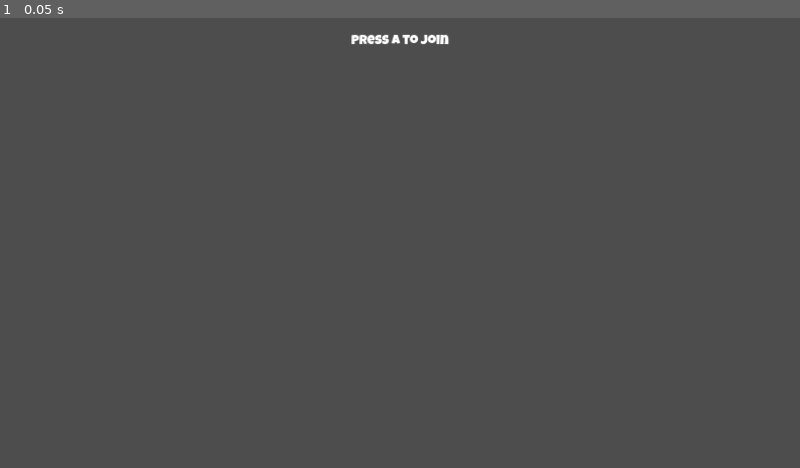
Above: before the commit, frame 1.
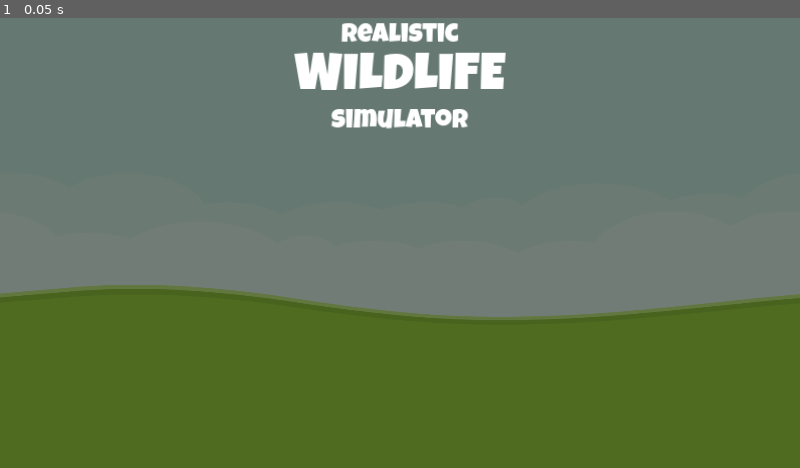
Above: after the commit, the same moment.

Repository: the-g-force/GGJ24
Game: Godot game, scene res://start/start_screen.tscn
Same seed, same stepped clock (60 frames per second), same inputs: the game is played once before the commit and once after it. This scene is started directly instead of the project's main scene.
Inputs:
- Up to frame 1 (0.05 s): no input

The runs differ from the first frame. In frame 1, 100% of the frame differs, in the area x 0-100%, y 0-100%.

Commit message:
Create player banner scene that shows player index

Diff:
--- /dev/null
+++ b/project/start/player_banner.gd
@@ -0,0 +1,7 @@
+@tool
+extends VBoxContainer
+
+@export var player_index := 0 :
+	set(value):
+		player_index = value
+		$Label.text = "Player %s" % player_index
--- /dev/null
+++ b/project/start/player_banner.tscn
@@ -0,0 +1,28 @@
+[gd_scene load_steps=5 format=3 uid="uid://1yejph8y06w7"]
+
+[ext_resource type="Script" path="res://start/player_banner.gd" id="1_dhwa8"]
+[ext_resource type="Texture2D" uid="uid://dahaux5tcbrky" path="res://player/chipmunk.png" id="1_jogga"]
+[ext_resource type="FontFile" uid="uid://d3mue5uggm4qm" path="res://luckiest_guy.ttf" id="2_ipd4h"]
+
+[sub_resource type="LabelSettings" id="LabelSettings_ccwbp"]
+font = ExtResource("2_ipd4h")
+font_size = 32
+
+[node name="PlayerBanner" type="VBoxContainer"]
+offset_right = 430.0
+offset_bottom = 317.0
+size_flags_horizontal = 3
+script = ExtResource("1_dhwa8")
+
+[node name="TextureRect" type="TextureRect" parent="."]
+layout_mode = 2
+size_flags_vertical = 3
+texture = ExtResource("1_jogga")
+stretch_mode = 5
+
+[node name="Label" type="Label" parent="."]
+layout_mode = 2
+text = "Player 0
+"
+label_settings = SubResource("LabelSettings_ccwbp")
+horizontal_alignment = 1
--- a/project/start/start_screen.gd
+++ b/project/start/start_screen.gd
@@ -13,7 +13,7 @@
 
 func _join_player(id:int)->void:
 	_joined_player_ids.append(id)
-	get_node("HBoxContainer/PlayerBanner" + str(id + 1)).texture = load("res://player/chipmunk.png")
+	get_node("HBoxContainer/PlayerBanner" + str(id)).show()
 
 
 func _start_game()->void:
--- a/project/start/start_screen.tscn
+++ b/project/start/start_screen.tscn
@@ -1,12 +1,18 @@
-[gd_scene load_steps=5 format=3 uid="uid://c6jxu352brs6v"]
+[gd_scene load_steps=8 format=3 uid="uid://c6jxu352brs6v"]
 
 [ext_resource type="Script" path="res://start/start_screen.gd" id="1_p7173"]
+[ext_resource type="Texture2D" uid="uid://dnkjujkdudd8y" path="res://world/colored_land.png" id="2_cy33j"]
 [ext_resource type="FontFile" uid="uid://d3mue5uggm4qm" path="res://luckiest_guy.ttf" id="2_pc50c"]
 [ext_resource type="AudioStream" uid="uid://dnkubyijnqrjq" path="res://start/menu_theme.ogg" id="3_rdoso"]
+[ext_resource type="PackedScene" uid="uid://1yejph8y06w7" path="res://start/player_banner.tscn" id="3_xdy6d"]
 
 [sub_resource type="LabelSettings" id="LabelSettings_x36hn"]
 font = ExtResource("2_pc50c")
-font_size = 32
+font_size = 64
+
+[sub_resource type="LabelSettings" id="LabelSettings_kx047"]
+font = ExtResource("2_pc50c")
+font_size = 128
 
 [node name="StartScreen" type="Control"]
 layout_mode = 3
@@ -17,45 +23,70 @@
 grow_vertical = 2
 script = ExtResource("1_p7173")
 
-[node name="Label" type="Label" parent="."]
+[node name="TextureRect" type="TextureRect" parent="."]
+modulate = Color(0.486275, 0.490196, 0.458824, 1)
 layout_mode = 1
-anchors_preset = 5
-anchor_left = 0.5
-anchor_right = 0.5
-offset_left = -55.0
-offset_top = 38.0
-offset_right = 55.0
-offset_bottom = 61.0
+anchors_preset = 15
+anchor_right = 1.0
+anchor_bottom = 1.0
 grow_horizontal = 2
-text = "Press A to join"
+grow_vertical = 2
+texture = ExtResource("2_cy33j")
+
+[node name="Title" type="VBoxContainer" parent="."]
+layout_mode = 1
+anchors_preset = 10
+anchor_right = 1.0
+offset_top = 10.0
+offset_bottom = 274.0
+grow_horizontal = 2
+
+[node name="Label" type="Label" parent="Title"]
+layout_mode = 2
+text = "realistic"
 label_settings = SubResource("LabelSettings_x36hn")
+horizontal_alignment = 1
+
+[node name="Label2" type="Label" parent="Title"]
+layout_mode = 2
+text = "WILDLIFE"
+label_settings = SubResource("LabelSettings_kx047")
+horizontal_alignment = 1
+
+[node name="Label3" type="Label" parent="Title"]
+layout_mode = 2
+text = "simulator"
+label_settings = SubResource("LabelSettings_x36hn")
+horizontal_alignment = 1
 
 [node name="HBoxContainer" type="HBoxContainer" parent="."]
 layout_mode = 1
 anchors_preset = 15
 anchor_right = 1.0
 anchor_bottom = 1.0
-offset_top = 119.0
+offset_top = 317.0
 grow_horizontal = 2
 grow_vertical = 2
 alignment = 1
 
-[node name="PlayerBanner1" type="TextureRect" parent="HBoxContainer"]
+[node name="PlayerBanner0" parent="HBoxContainer" instance=ExtResource("3_xdy6d")]
+visible = false
 layout_mode = 2
-size_flags_horizontal = 3
-stretch_mode = 4
 
-[node name="PlayerBanner2" type="TextureRect" parent="HBoxContainer"]
+[node name="PlayerBanner1" parent="HBoxContainer" instance=ExtResource("3_xdy6d")]
+visible = false
 layout_mode = 2
-size_flags_horizontal = 3
+player_index = 1
 
-[node name="PlayerBanner3" type="TextureRect" parent="HBoxContainer"]
+[node name="PlayerBanner2" parent="HBoxContainer" instance=ExtResource("3_xdy6d")]
+visible = false
 layout_mode = 2
-size_flags_horizontal = 3
+player_index = 2
 
-[node name="PlayerBanner4" type="TextureRect" parent="HBoxContainer"]
+[node name="PlayerBanner3" parent="HBoxContainer" instance=ExtResource("3_xdy6d")]
+visible = false
 layout_mode = 2
-size_flags_horizontal = 3
+player_index = 3
 
 [node name="AudioStreamPlayer" type="AudioStreamPlayer" parent="."]
 stream = ExtResource("3_rdoso")
